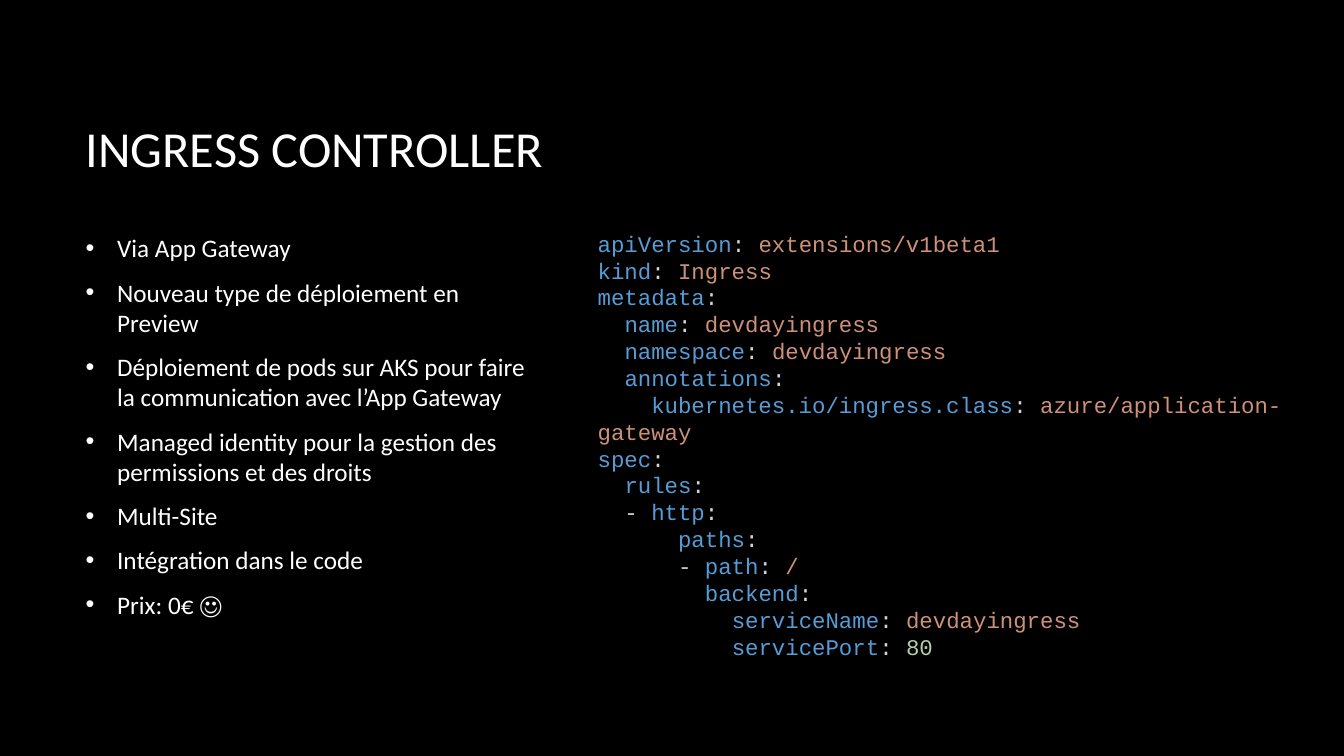
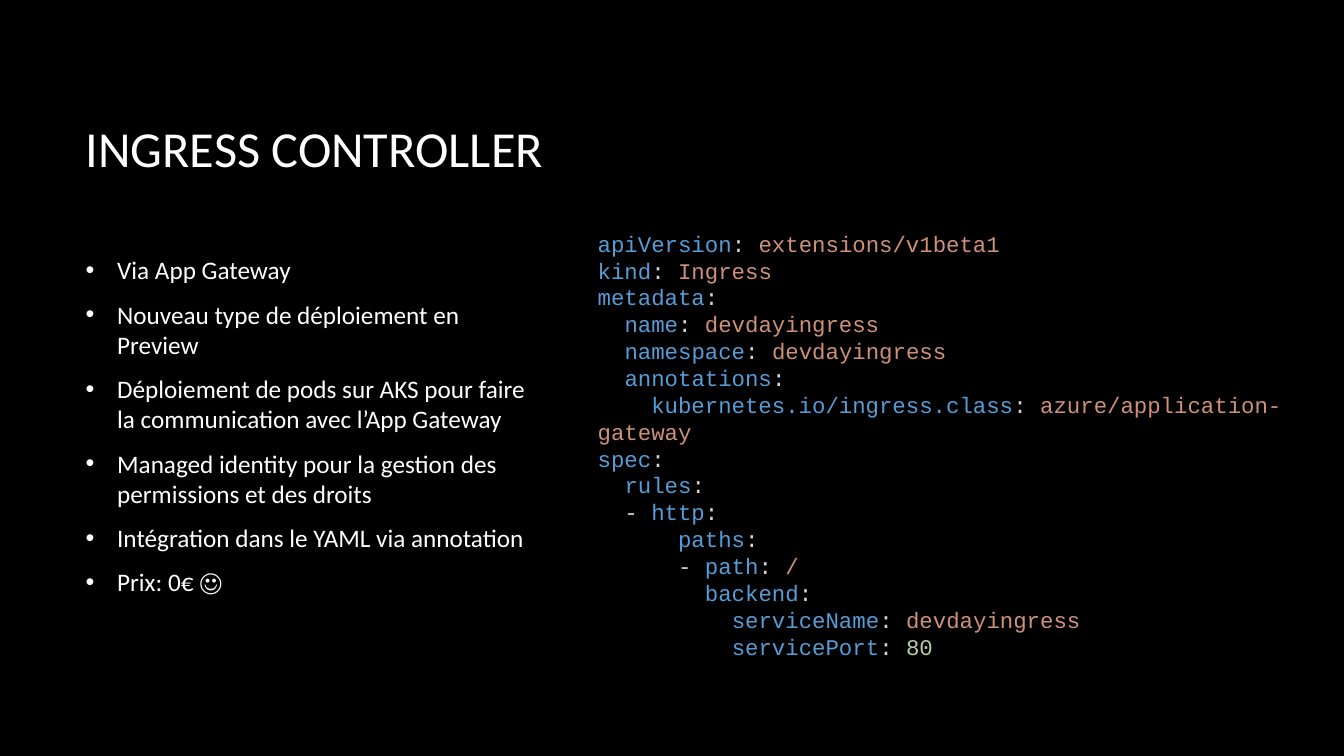
Before and after one commit to Flodu31/Presentations, a slide deck: slide 11 of DevDay_17112020/DevDay.pptx. Drawn at 1344x756 pixels with LibreOffice and Linux fonts; fonts in the diff are those of the drawing; background and template pictures are left out. Boxes give left, top, right and bottom in pixels: in the first picture for what was removed or moved away, otherwise in the second. Text is boxed around its words. In the diff, an @@ line names an element or a change of style, - is before the commit and + after.

```diff
--- a/DevDay_17112020/DevDay.pptx
+++ b/DevDay_17112020/DevDay.pptx
@@ text at [117,529,523,552]: text changed @@
-• Multi-Site
-• Intégration dans le code
+• Intégration dans le YAML via annotation
```
Also in this commit, not shown: 5 other slides changed, 1 slide added, 5 other files.
